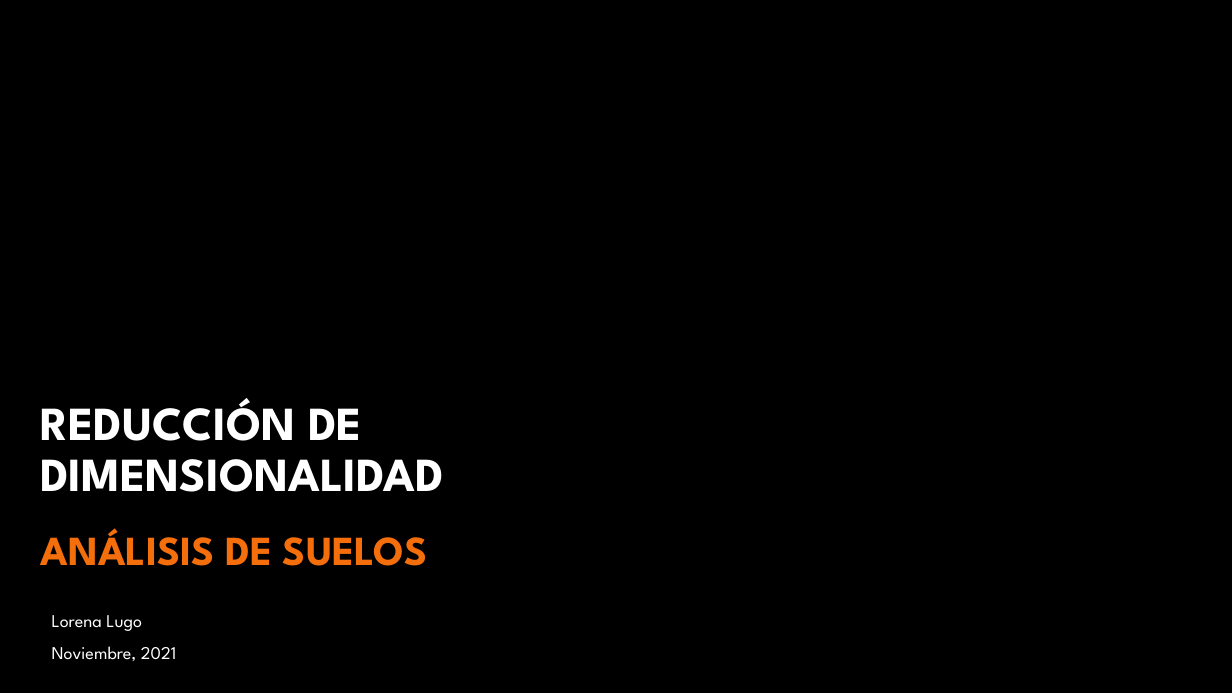
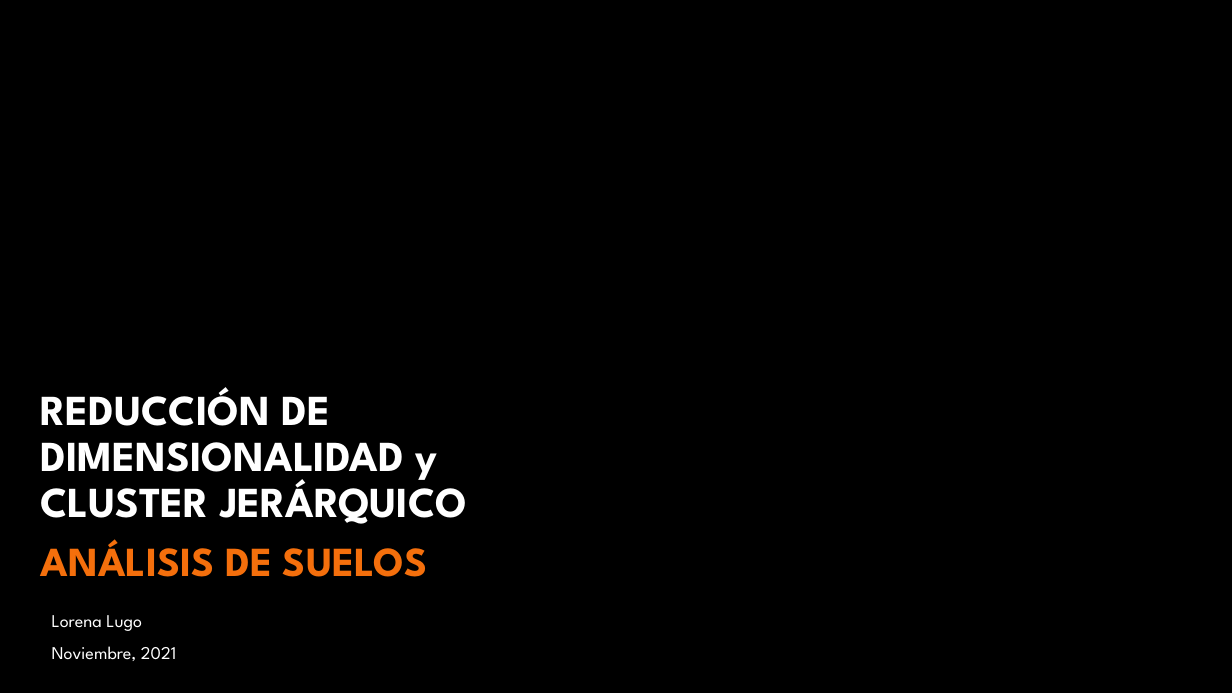
Before and after one commit to lplugof62/lorena_lugo_KC, a slide deck: slide 1 of Proyecto final/Sustentación data science.pptx. Drawn at 1232x693 pixels with LibreOffice and Linux fonts; fonts in the diff are those of the drawing; background and template pictures are left out. Boxes give left, top, right and bottom in pixels: in the first picture for what was removed or moved away, otherwise in the second. Text is boxed around its words. In the diff, an @@ line names an element or a change of style, - is before the commit and + after.

```diff
--- a/Proyecto final/Sustentación data science.pptx
+++ b/Proyecto final/Sustentación data science.pptx
@@ title at bbox=[40, 387, 467, 524]: text changed; size 37 to 33.3 pt @@
-REDUCCIÓN DE DIMENSIONALIDAD
+REDUCCIÓN DE DIMENSIONALIDAD y
+CLUSTER JERÁRQUICO
@@ text "ANÁLISIS DE SUELOS": place and size @@
-text "ANÁLISIS DE SUELOS" at bbox=[40, 528, 428, 566]
+text "ANÁLISIS DE SUELOS" at bbox=[40, 539, 428, 577]
```
Also in this commit, not shown: 8 slides added, 2 slides removed.
